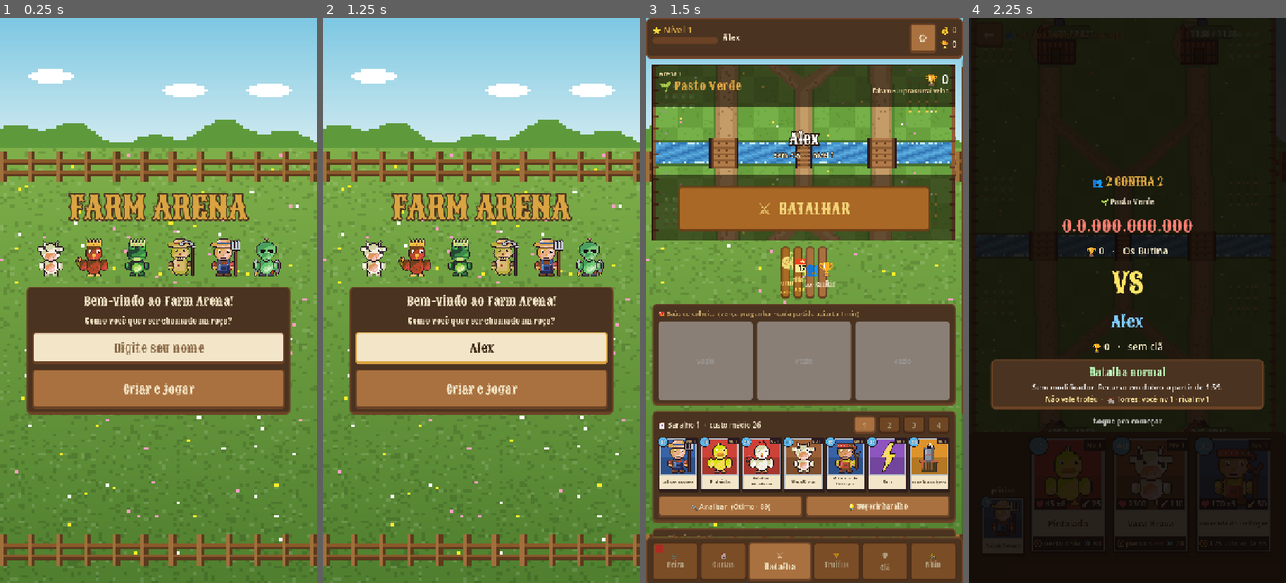
Above: before the commit, frames 1-4 (left to right).
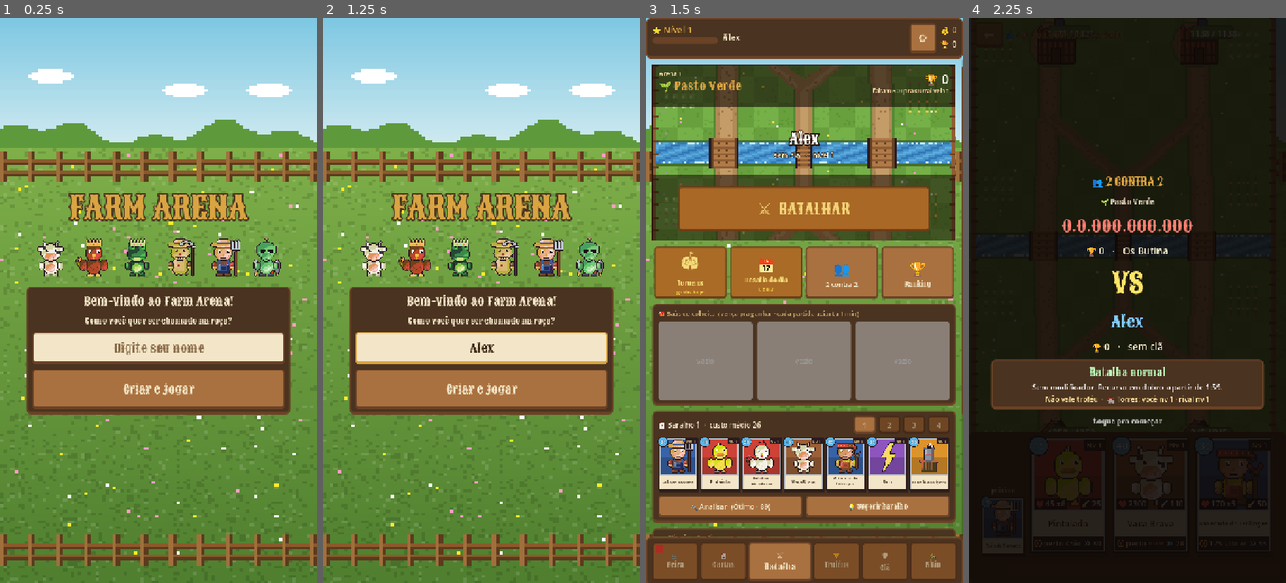
Above: after the commit, the same moments.

Repository: Generadevde/farmarena
Game: Godot game, scene res://Scenes/profile_setup.tscn
Same seed, same stepped clock (60 frames per second), same inputs: the game is played once before the commit and once after it. The engine's default icon, where the game draws it, is replaced by a stand-in: a white triangle on a blue panel in a dark square.
Inputs (mouse positions are in pixels of both pictures, inside the frame that each line leads up to; where the layout moved, square brackets give the same spot in the first picture):
- Up to frame 1 (0.25 s): no input
- Up to frame 2 (1.25 s): click (481, 345) at 0.52 s; type "Alex" at 0.6 s
- Up to frame 3 (1.5 s): click "Criar e jogar" at 1.25 s
- Up to frame 4 (2.25 s): click (1165, 272) [1133, 272] at 2 s

Frames 1-2 are identical in both runs. In frame 3, 8.0% of the frame differs, in the area x 2-98%, y 40-50%; in frame 4, nothing differs.

Commit message:
Quadradinhos de opção com largura certa
Co-Authored-By: Claude Fable 5.2 <noreply@anthropic.com>
Claude-Session: https://claude.ai/code/session_01F2c9wwKpd4XWAaAeM55Dzi

Diff:
--- a/Scripts/hub.gd
+++ b/Scripts/hub.gd
@@ -456,8 +456,9 @@
 ## quadradinho de opção: ícone grande em cima, nome embaixo
 func _tile(grid: Node, icon: String, text: String, action: Callable, highlight: bool = false, note: String = "") -> Button:
 	var b = Button.new()
-	b.custom_minimum_size = Vector2(0, 118)
-	b.size_flags_horizontal = Control.SIZE_EXPAND_FILL
+	# a grade não estica os filhos: a largura tem que vir daqui
+	var cols = grid.columns if grid is GridContainer else 3
+	b.custom_minimum_size = Vector2(floorf((_w() - 40.0 - (cols - 1) * 8.0) / cols), 118)
 	b.pressed.connect(action)
 	if highlight:
 		b.modulate = Color(1.0, 0.95, 0.6)
